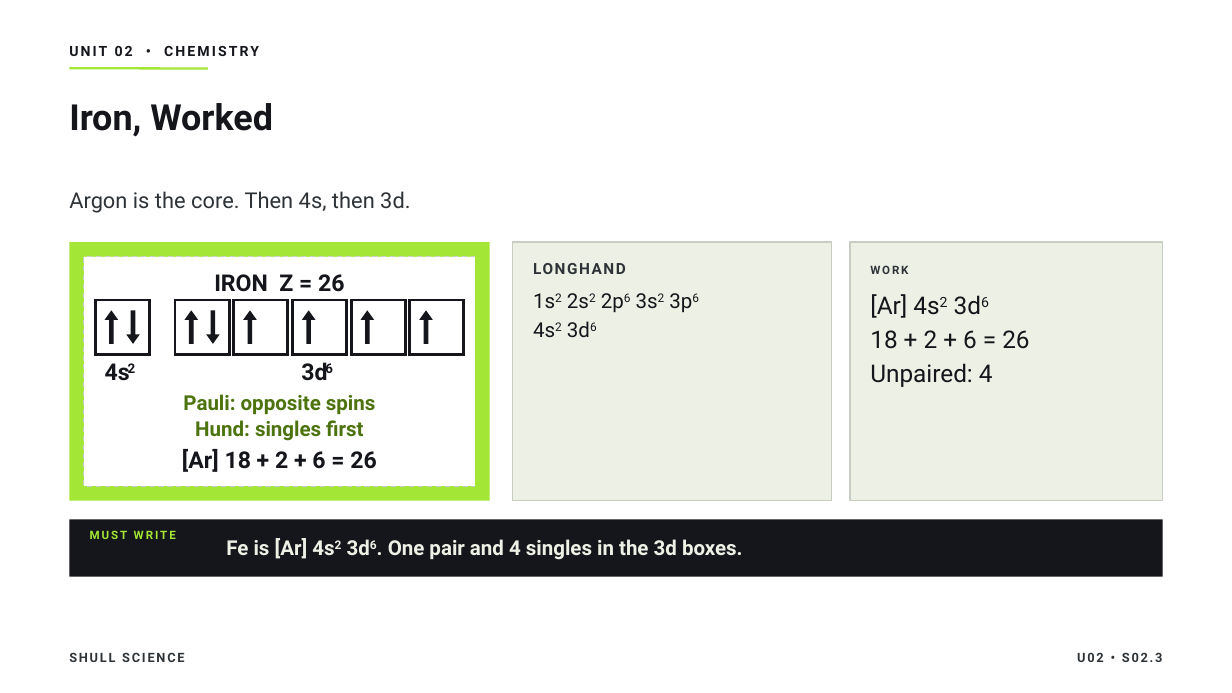
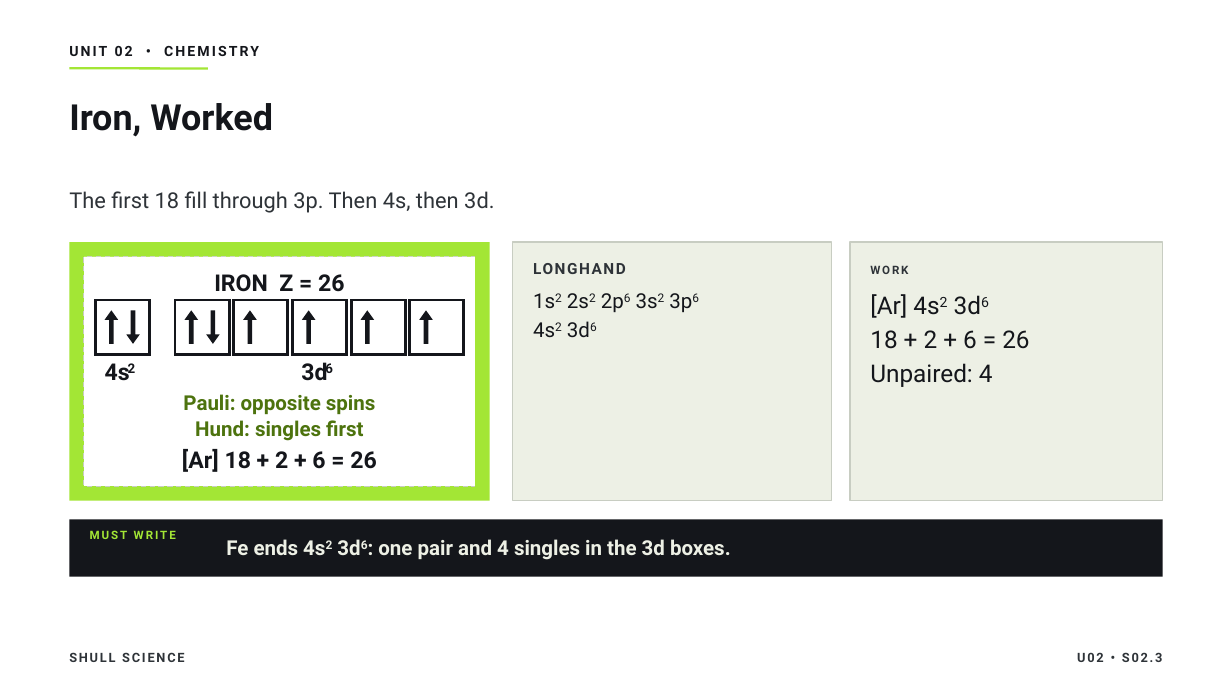
Before and after one commit to Hayabusa015/WorkWork, a slide deck: slide 13 of deliverables/chem-u02/SHULL_CHEM_Slides_U02_S02.3_Static.pptx (slide 17 before the commit). Drawn at 1232x693 pixels with LibreOffice and Linux fonts; fonts in the diff are those of the drawing. Boxes give left, top, right and bottom in pixels: in the first picture for what was removed or moved away, otherwise in the second. Text is boxed around its words. In the diff, an @@ line names an element or a change of style, - is before the commit and + after.

```diff
--- a/deliverables/chem-u02/SHULL_CHEM_Slides_U02_S02.3_Static.pptx
+++ b/deliverables/chem-u02/SHULL_CHEM_Slides_U02_S02.3_Static.pptx
@@ text at (69,191,494,213): text changed @@
-Argon is the core. Then 4s, then 3d.
+The first 18 fill through 3p. Then 4s, then 3d.
@@ text at (226,539,731,560): text changed @@
-Fe is [Ar] 4s2 3d6. One pair and 4 singles in the 3d boxes.
+Fe ends 4s2 3d6: one pair and 4 singles in the 3d boxes.
```
Also in this commit, not shown: 1 other slide changed, 4 slides added, 5 other files.
